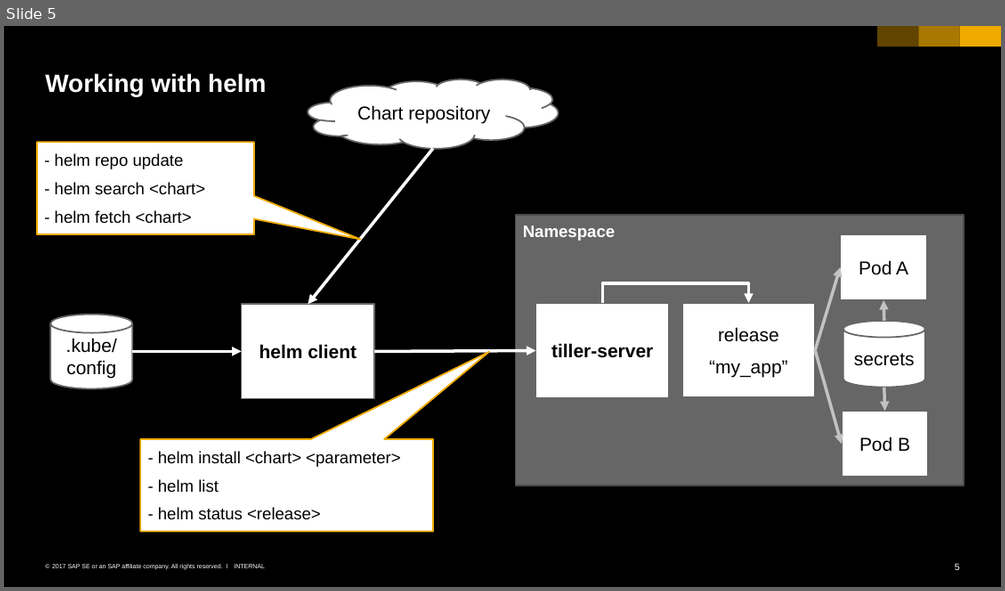
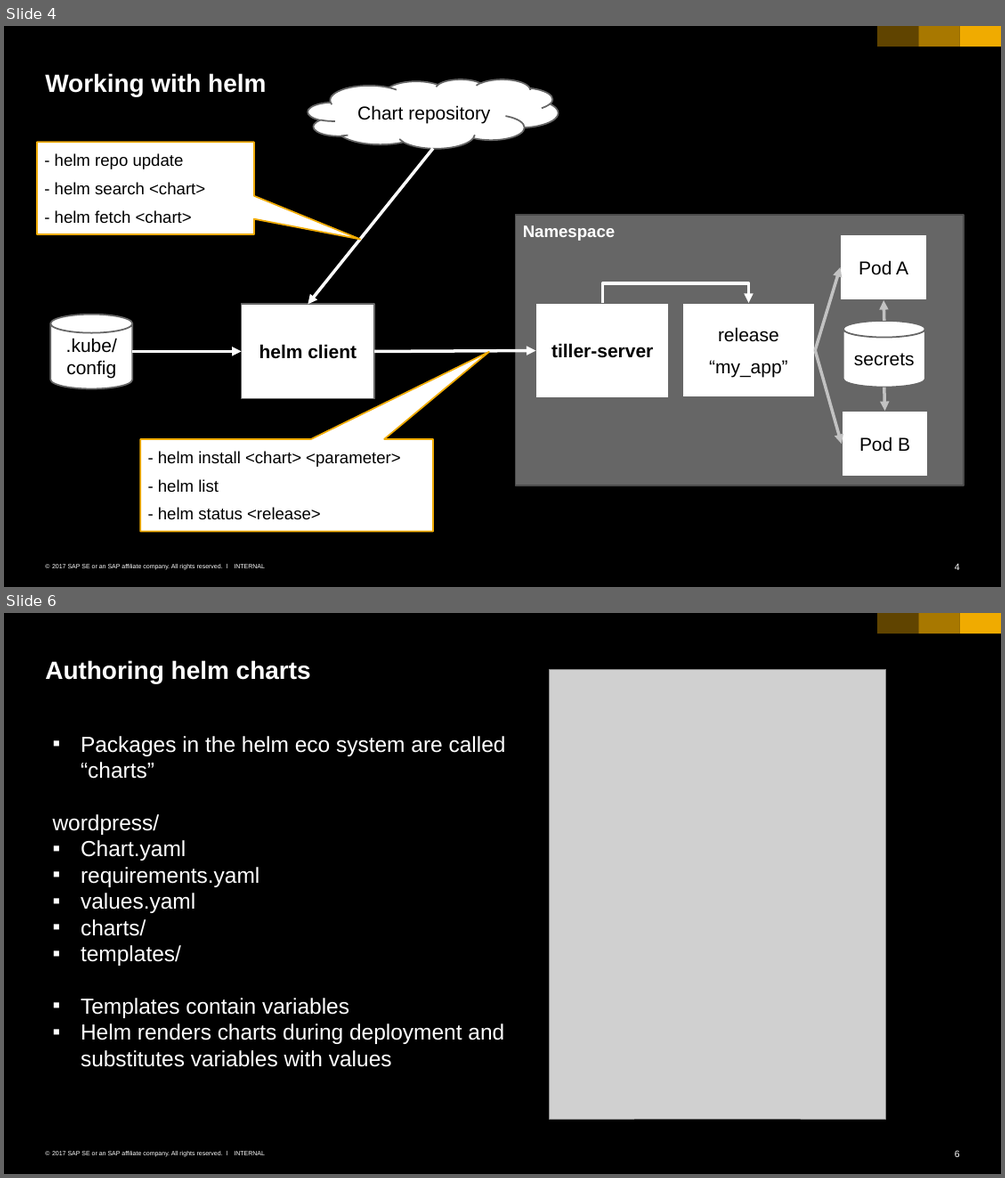
Before and after one commit to cuijiyao01/docker-k8s-training, a slide deck: kubernetes/12_helm.pptx. Shown one above the other, each under a label of ours: slide 5 before the commit, slides 4 and 6 after it; the slides between them are not shown. The pictures are 1005x591 and 1005x1178 pixels, drawn with LibreOffice and Linux fonts; fonts in the diff are those of the drawing; grey boxes stand for pictures. Boxes give left, top, right and bottom in pixels: in the first picture for what was removed or moved away, otherwise in the second. Text is boxed around its words. In the diff, an @@ line names an element or a change of style, - is before the commit and + after.

Commit message:
extended explaination of charts

```diff
--- a/kubernetes/12_helm.pptx
+++ b/kubernetes/12_helm.pptx
@@ slide 6 added at (4, 613, 1001, 1174), background #000000; not listed: 6 template elements that a slide beside it also shows @@
@@ title added at (45, 660, 311, 683), 24 pt, text #FFFFFF, bold @@
+Authoring helm charts
@@ picture added at (549, 669, 886, 1119) @@
@@ text added at (53, 736, 506, 1067), 21 pt, text #FFFFFF @@
+▪ Packages in the helm eco system are called “charts”
+wordpress/
+▪ Chart.yaml
+▪ requirements.yaml
+▪ values.yaml
+▪ charts/
+▪ templates/
+▪ Templates contain variables
+▪ Helm renders charts during deployment and substitutes variables with values
@@ what was slide 5 is now slide 4 @@
@@ page number at (955, 563, 960, 570): text changed @@
-5
+4
```
Also in this commit, not shown: 2 slides changed, 2 other slides added.
